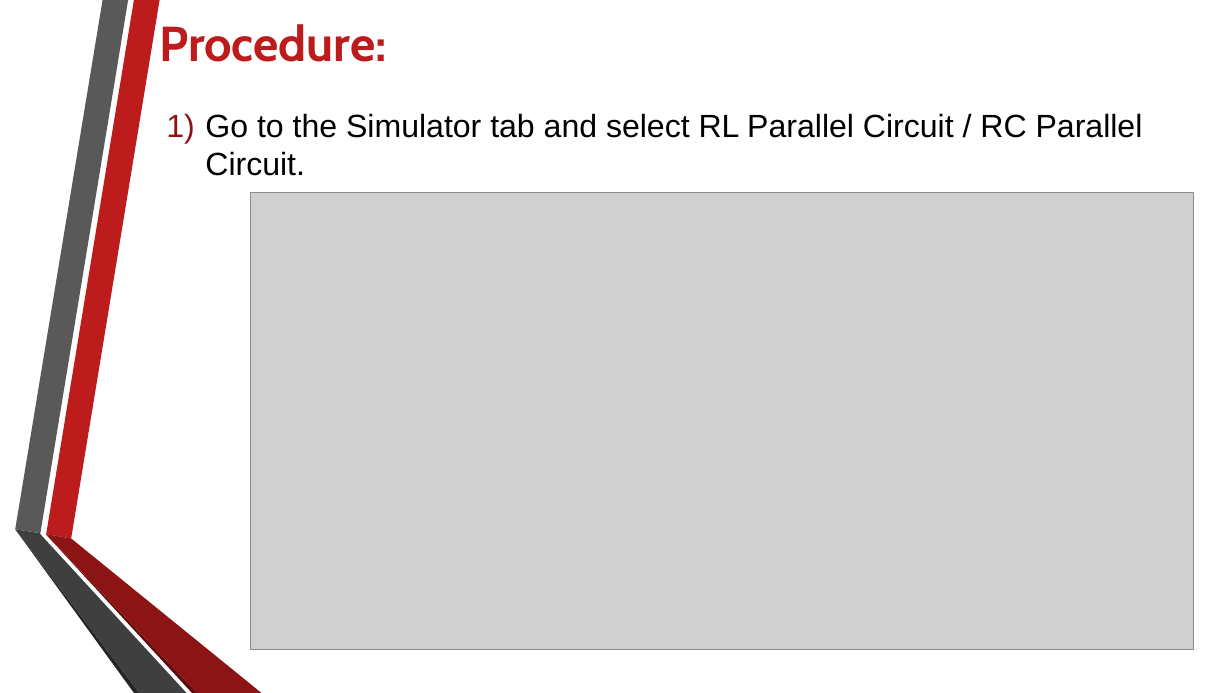
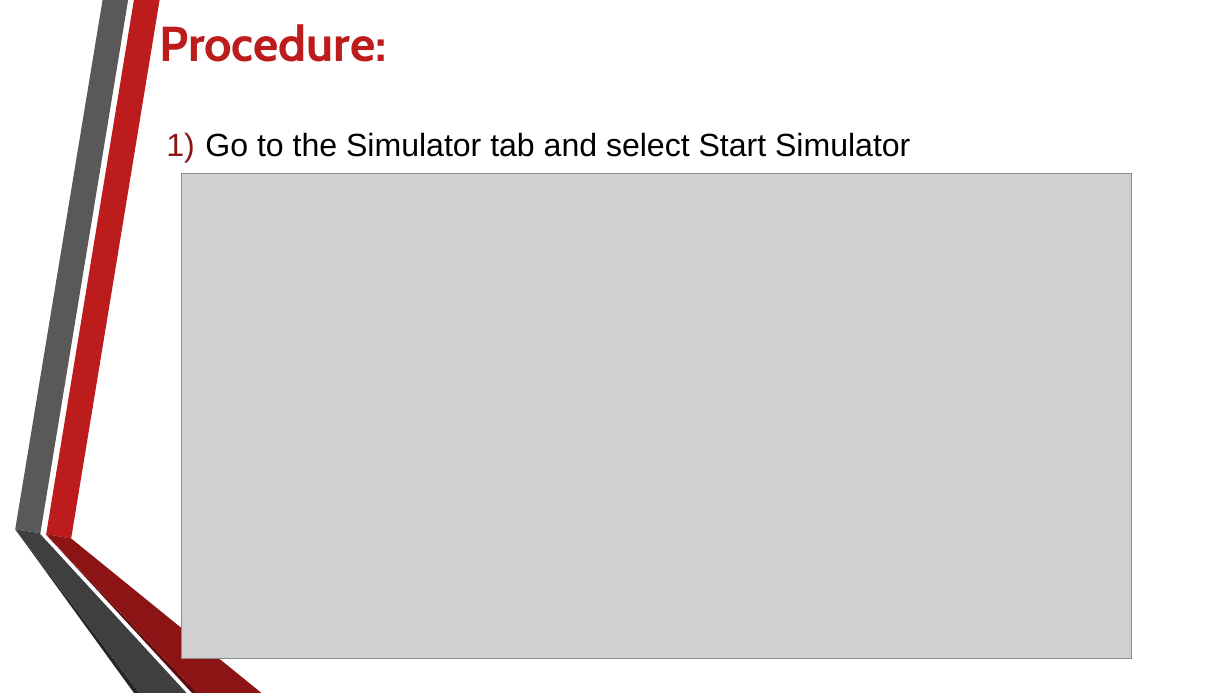
Before and after one commit to RahulAgrwal/Electrical-Virtual-lab, a slide deck: slide 3 of exp2/theoryimage/Procedure.pptx. Drawn at 1232x693 pixels with LibreOffice and Linux fonts; fonts in the diff are those of the drawing; grey boxes stand for pictures; background and template pictures are left out. Boxes give left, top, right and bottom in pixels: in the first picture for what was removed or moved away, otherwise in the second. Text is boxed around its words. In the diff, an @@ line names an element or a change of style, - is before the commit and + after.

```diff
--- a/exp2/theoryimage/Procedure.pptx
+++ b/exp2/theoryimage/Procedure.pptx
@@ text at [205, 132, 910, 157]: text changed @@
-1) Go to the Simulator tab and select RL Parallel Circuit / RC Parallel Circuit.
+1) Go to the Simulator tab and select Start Simulator
@@ picture: place and size @@
-picture at [250, 192, 1194, 650]
+picture at [181, 174, 1131, 660]
```
Also in this commit, not shown: 5 slides added, 7 slides removed, 1 other file.
